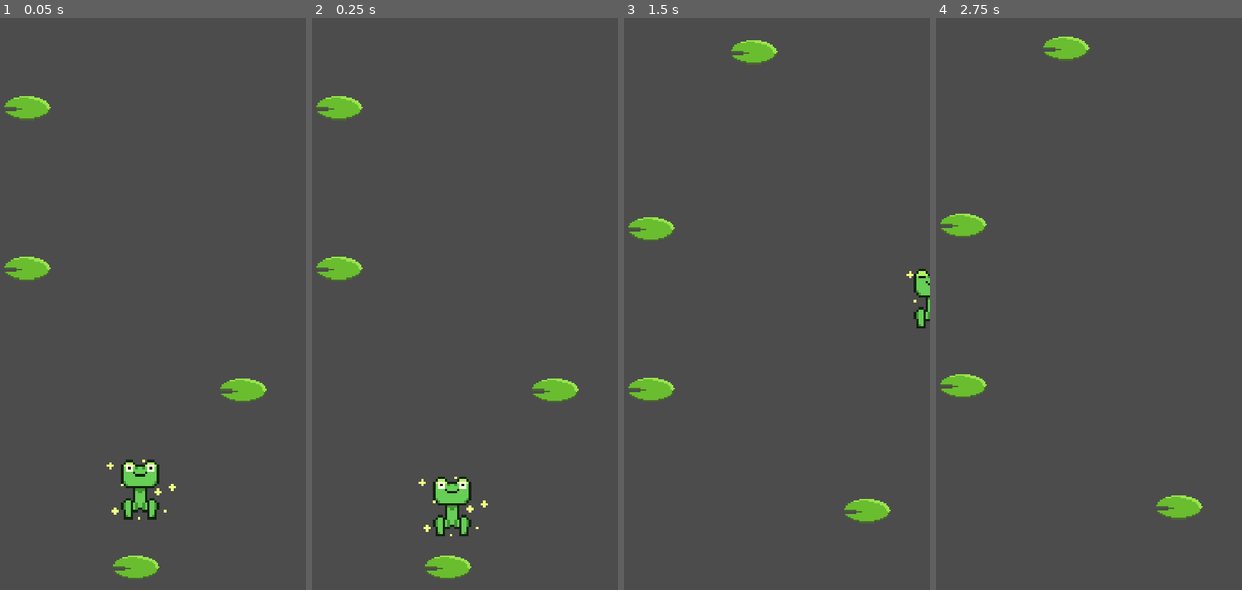
Above: before the commit, frames 1-4 (left to right).
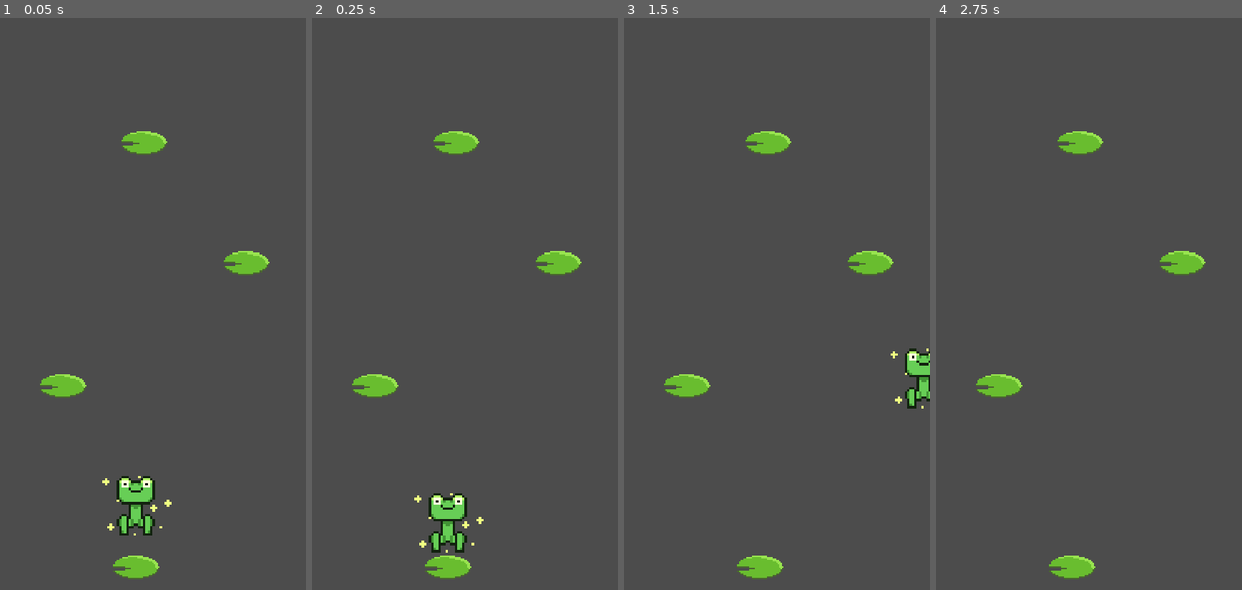
Above: after the commit, the same moments.

Repository: RicardoKurashiki/frog_jumper_godot
Game: Godot game, scene res://scenes/level/TestLevel.tscn
Same seed, same stepped clock (60 frames per second), same inputs: the game is played once before the commit and once after it.
Inputs:
- Up to frame 1 (0.05 s): no input
- Up to frame 2 (0.25 s): no input
- Up to frame 3 (1.5 s): hold Right (ui_right) 0.53-1.28 s; hold Left (ui_left) from 1.28 s (still down)
- Up to frame 4 (2.75 s): release Left (ui_left) at 2.03 s; hold Right (ui_right) from 2.03 s (still down)

The runs differ from the first frame. In frame 1, 4.4% of the frame differs, in the area x 1-89%, y 13-91%; in frame 2, 4.4%; in frame 3, 4.9%, in the area x 1-100%, y 3-99%; in frame 4, 3.7%.

Commit message:
Added floor generation

Diff:
--- /dev/null
+++ b/scenes/level/LevelScript.gd
@@ -0,0 +1,12 @@
+extends Node2D
+
+onready var floor_scene = preload("res://scenes/world/Floor.tscn")
+onready var player = get_node("Player")
+onready var camera = player.get_node("Camera2D")
+
+func _on_Floor_generate_floor():
+	var floor_instance = floor_scene.instance()
+	add_child(floor_instance)
+	floor_instance.position.y = camera.global_position.y - 850
+	floor_instance.position.x = rand_range(0, 1080)
+	floor_instance.connect("generate_floor", self, "_on_Floor_generate_floor")
--- a/scenes/level/TestLevel.tscn
+++ b/scenes/level/TestLevel.tscn
@@ -1,27 +1,28 @@
-[gd_scene load_steps=3 format=2]
+[gd_scene load_steps=4 format=2]
 
 [ext_resource path="res://scenes/world/Floor.tscn" type="PackedScene" id=1]
 [ext_resource path="res://scenes/player/Frog.tscn" type="PackedScene" id=2]
+[ext_resource path="res://scenes/level/LevelScript.gd" type="Script" id=3]
 
 [node name="Node2D" type="Node2D"]
+script = ExtResource( 3 )
 
 [node name="Player" parent="." instance=ExtResource( 2 )]
-position = Vector2( 531, 1572 )
+position = Vector2( 517, 1626 )
 
 [node name="Floor" parent="." instance=ExtResource( 1 )]
 position = Vector2( 508, 1840 )
 
 [node name="Floor2" parent="." instance=ExtResource( 1 )]
-position = Vector2( 868, 1247 )
+position = Vector2( 263, 1233 )
 
 [node name="Floor3" parent="." instance=ExtResource( 1 )]
-position = Vector2( 143, 840 )
+position = Vector2( 878, 821 )
 
 [node name="Floor4" parent="." instance=ExtResource( 1 )]
-position = Vector2( 143, 302 )
+position = Vector2( 535, 418 )
 
-[node name="Floor5" parent="." instance=ExtResource( 1 )]
-position = Vector2( 488, -289 )
-
-[node name="Floor6" parent="." instance=ExtResource( 1 )]
-position = Vector2( 856, -930 )
+[connection signal="generate_floor" from="Floor" to="." method="_on_Floor_generate_floor"]
+[connection signal="generate_floor" from="Floor2" to="." method="_on_Floor_generate_floor"]
+[connection signal="generate_floor" from="Floor3" to="." method="_on_Floor_generate_floor"]
+[connection signal="generate_floor" from="Floor4" to="." method="_on_Floor_generate_floor"]
--- a/scenes/world/Floor.tscn
+++ b/scenes/world/Floor.tscn
@@ -5,12 +5,19 @@
 [sub_resource type="GDScript" id=3]
 script/source = "extends StaticBody2D
 
+signal generate_floor
+
 func _on_Area2D_area_entered(area):
 	$AnimatedSprite.play(\"jump\")
 
 
 func _on_AnimatedSprite_animation_finished():
 	$AnimatedSprite.play(\"idle\")
+
+
+func _on_VisibilityNotifier2D_viewport_exited(viewport):
+	queue_free()
+	emit_signal(\"generate_floor\")
 "
 
 [sub_resource type="AtlasTexture" id=4]
@@ -69,5 +76,8 @@
 position = Vector2( 0, -4.5 )
 shape = SubResource( 1 )
 
+[node name="VisibilityNotifier2D" type="VisibilityNotifier2D" parent="."]
+
 [connection signal="animation_finished" from="AnimatedSprite" to="." method="_on_AnimatedSprite_animation_finished"]
 [connection signal="area_entered" from="FloorArea" to="." method="_on_Area2D_area_entered"]
+[connection signal="viewport_exited" from="VisibilityNotifier2D" to="." method="_on_VisibilityNotifier2D_viewport_exited"]
